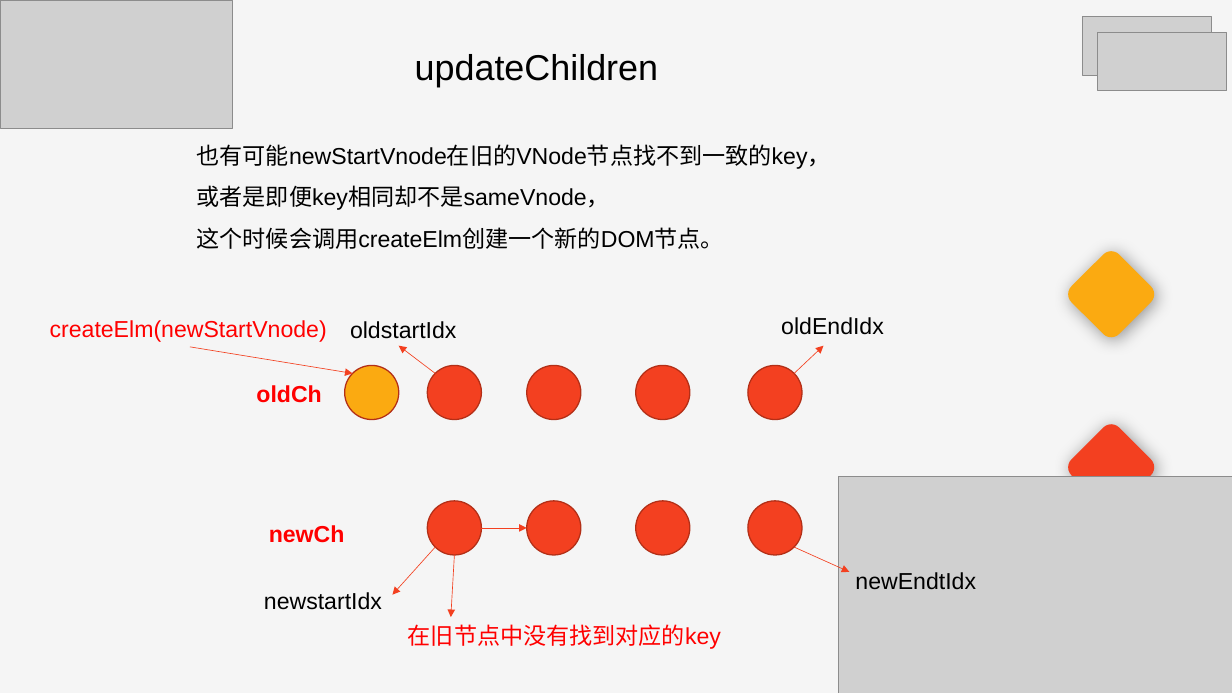
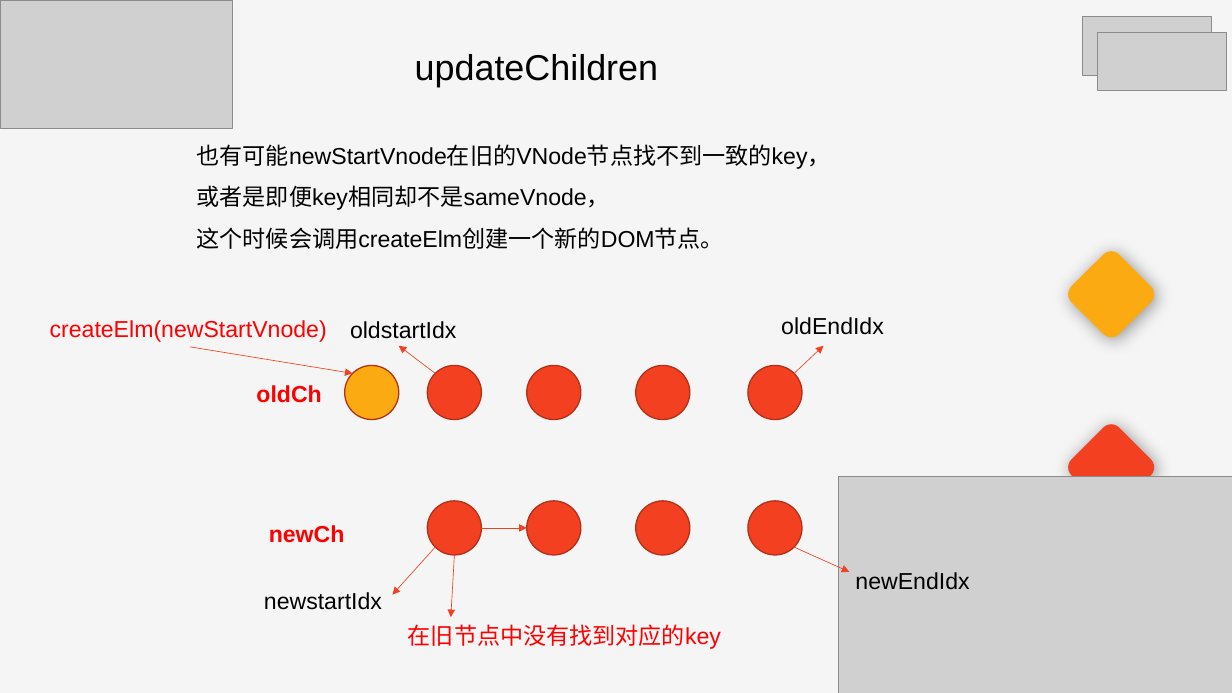
Before and after one commit to slbyml/code, a slide deck: slide 16 of vnode/public/分享.pptx. Drawn at 1232x693 pixels with LibreOffice and Linux fonts; fonts in the diff are those of the drawing; grey boxes stand for pictures; background and template pictures are left out. Boxes give left, top, right and bottom in pixels: in the first picture for what was removed or moved away, otherwise in the second. Text is boxed around its words. In the diff, an @@ line names an element or a change of style, - is before the commit and + after.

```diff
--- a/vnode/public/分享.pptx
+++ b/vnode/public/分享.pptx
@@ text at <box>855,572,969,590</box>: text changed @@
-newEndtIdx
+newEndIdx
```
Also in this commit, not shown: 3 other slides changed, 2 slides added, 5 other files.
